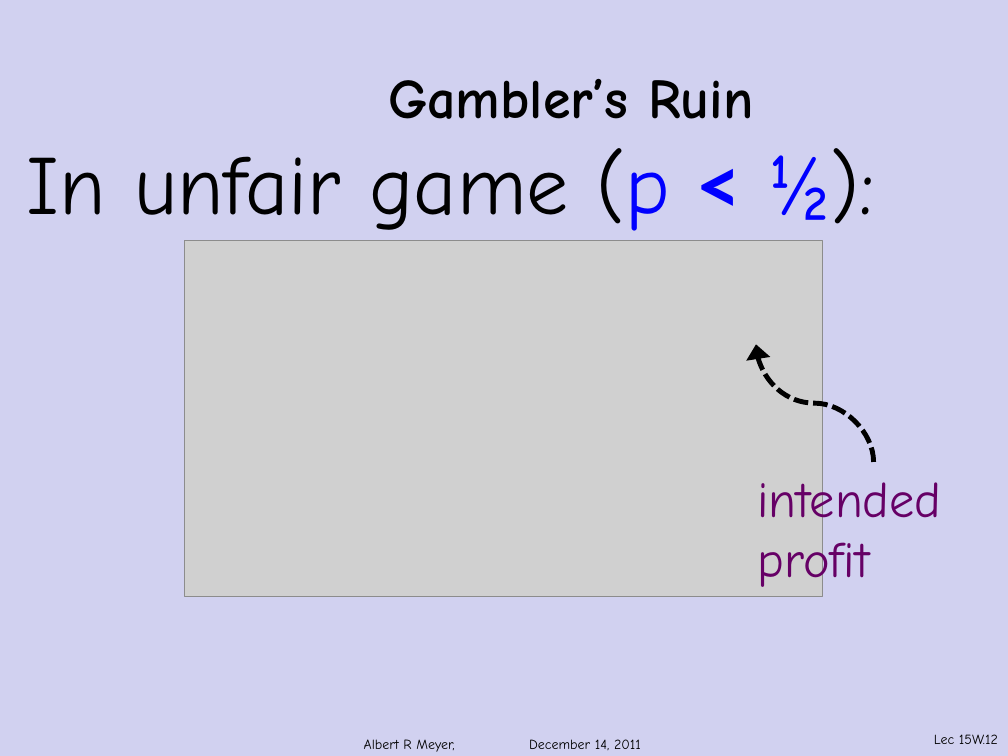
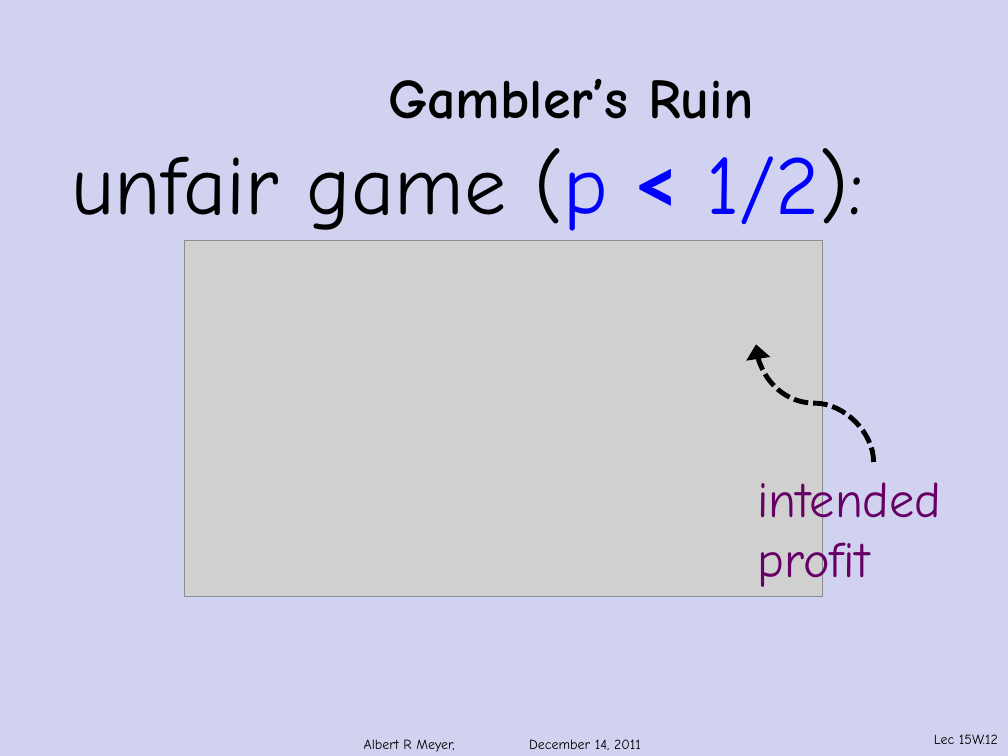
Before and after one commit to armeyer/mcs_web, a slide deck: slide 12 of fall11/slidesF11/slides15w.pptx. Drawn at 1008x756 pixels with LibreOffice and Linux fonts; fonts in the diff are those of the drawing; grey boxes stand for pictures; background and template pictures are left out. Boxes give left, top, right and bottom in pixels: in the first picture for what was removed or moved away, otherwise in the second. Text is boxed around its words. In the diff, an @@ line names an element or a change of style, - is before the commit and + after.

```diff
--- a/fall11/slidesF11/slides15w.pptx
+++ b/fall11/slidesF11/slides15w.pptx
@@ text at <box>72,148,864,241</box>: text changed @@
-In unfair game (p < ½):
+unfair game (p < 1/2):
```
Also in this commit, not shown: 19 other slides changed, 6 slides added, 1 other file.
